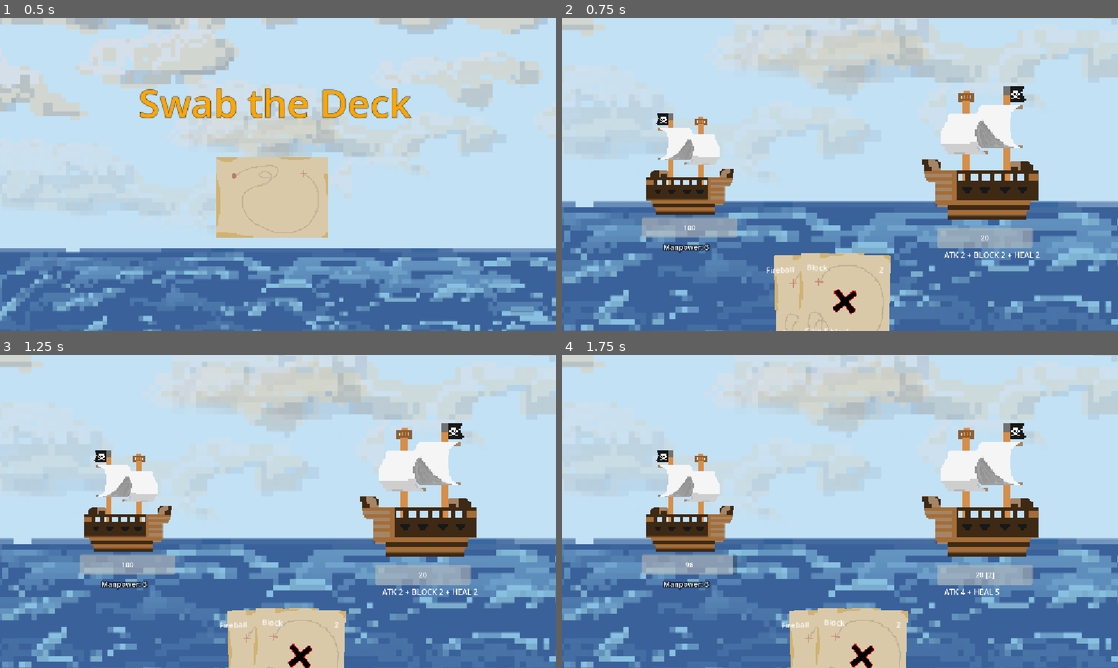
Above: before the commit, frames 1-4 (two rows, left to right).
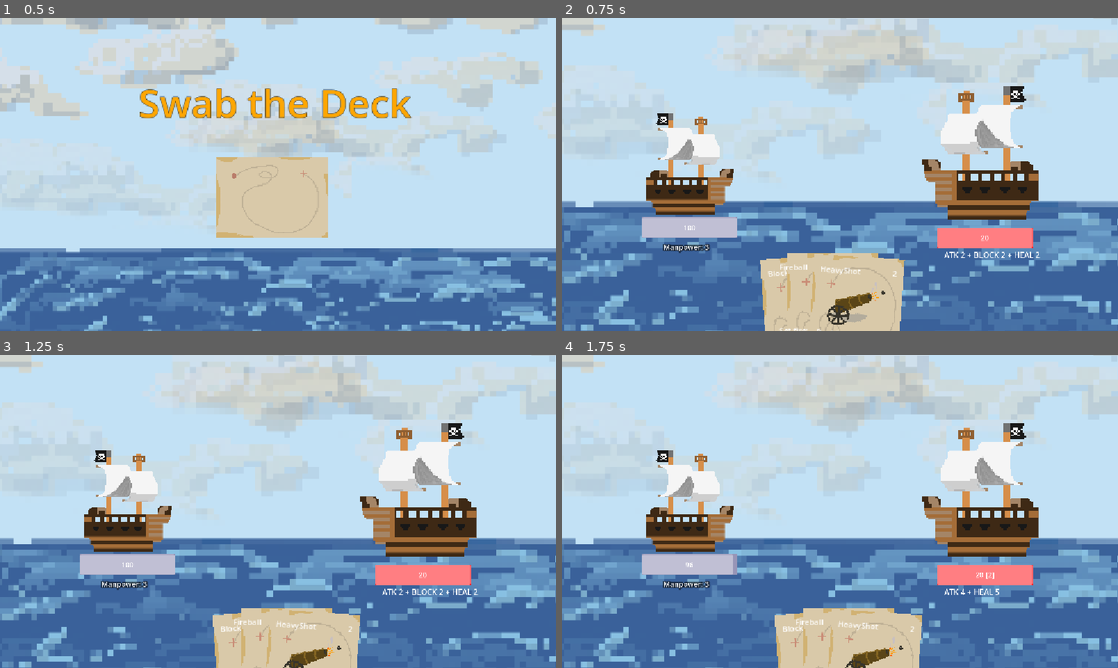
Above: after the commit, the same moments.

Repository: ataylor146/deckbuilder
Game: Godot game, scene res://Scenes/menu.tscn
Two runs of this game, one before a commit and one after it. Both use one fixed random seed, a clock stepped at 60 frames per second and the inputs below. The engine's default icon, where the game draws it, is replaced by a stand-in: a white triangle on a blue panel in a dark square.
Inputs (mouse positions are in pixels of both pictures, inside the frame that each line leads up to):
- Up to frame 1 (0.5 s): no input
- Up to frame 2 (0.75 s): click (834, 196) at 0.5 s
- Up to frame 3 (1.25 s): no input
- Up to frame 4 (1.75 s): tap Enter (ui_accept) at 1.25, 1.52 s; move the mouse to (962, 495) at 1.27 s

Frame 1 is identical in both runs. In frame 2, 4.8% of the frame differs, in the area x 14-85%, y 63-100%; in frame 3, 4.3%; in frame 4, 4.3%.

Commit message:
Cannonball Anim

Diff:
--- a/Scenes/board.tscn
+++ b/Scenes/board.tscn
@@ -7,12 +7,15 @@
 [ext_resource type="Texture2D" uid="uid://b1fviuys0ldiy" path="res://Sprites/main bg.png" id="3_bh37u"]
 [ext_resource type="Resource" uid="uid://c4it71i1hiccj" path="res://cards/fireball.tres" id="3_d8vyx"]
 [ext_resource type="Resource" uid="uid://crxkeedxu2315" path="res://cards/Interceptor.tres" id="4_vw4oq"]
+[ext_resource type="Resource" uid="uid://l5hrj0oj4asg" path="res://cards/heavy_shot.tres" id="5_7iy1p"]
 [ext_resource type="PackedScene" uid="uid://c13etwe3nwivd" path="res://Scenes/WinScreen.tscn" id="5_s4i1f"]
 [ext_resource type="PackedScene" uid="uid://biintfx5r5wqg" path="res://Scenes/map.tscn" id="7_twe5h"]
+[ext_resource type="Texture2D" uid="uid://b3u442jdhklxt" path="res://Sprites/midair cannonball.png" id="10_vjsom"]
 
-[node name="Board" type="Node2D" unique_id=687119862]
+[node name="Board" type="Node2D" unique_id=687119862 node_paths=PackedStringArray("cannonballs_positions")]
 script = ExtResource("1_8l818")
-starting_deck = Array[ExtResource("2_vjyv8")]([ExtResource("3_d8vyx"), ExtResource("4_vw4oq")])
+starting_deck = Array[ExtResource("2_vjyv8")]([ExtResource("3_d8vyx"), ExtResource("4_vw4oq"), ExtResource("5_7iy1p")])
+cannonballs_positions = [NodePath("Marker2D"), NodePath("Marker2D2"), NodePath("Marker2D3")]
 
 [node name="Background" type="Sprite2D" parent="." unique_id=1389736538]
 z_index = -1
@@ -37,4 +40,19 @@
 visible = false
 z_index = 1001
 
+[node name="Cannonball" type="Sprite2D" parent="." unique_id=1403975840]
+visible = false
+position = Vector2(448, 291)
+scale = Vector2(0.07641606, 0.07641606)
+texture = ExtResource("10_vjsom")
+
+[node name="Marker2D" type="Marker2D" parent="." unique_id=248288822]
+position = Vector2(363, 335)
+
+[node name="Marker2D2" type="Marker2D" parent="." unique_id=1802295470]
+position = Vector2(454, 309)
+
+[node name="Marker2D3" type="Marker2D" parent="." unique_id=684280595]
+position = Vector2(607, 293)
+
 [connection signal="defeated" from="Enemy" to="." method="_on_enemy_defeated"]
--- a/Scenes/enemy.tscn
+++ b/Scenes/enemy.tscn
@@ -5,6 +5,9 @@
 [ext_resource type="Texture2D" uid="uid://ncbdxm6svcsj" path="res://Sprites/impact 2.png" id="3_0830c"]
 [ext_resource type="Texture2D" uid="uid://y4o1sp03uy3u" path="res://Sprites/impact 1.png" id="3_afpow"]
 [ext_resource type="Texture2D" uid="uid://c2rshsf6madey" path="res://Sprites/impact 3.png" id="4_ghaa6"]
+
+[sub_resource type="StyleBoxFlat" id="StyleBoxFlat_x3wgy"]
+bg_color = Color(1, 0.15686275, 0.18431373, 1)
 
 [sub_resource type="LabelSettings" id="LabelSettings_cvnsp"]
 font_size = 30
@@ -32,6 +35,7 @@
 offset_right = 1126.0
 offset_bottom = 711.0
 size_flags_vertical = 8
+theme_override_styles/background = SubResource("StyleBoxFlat_x3wgy")
 show_percentage = false
 
 [node name="Label" type="Label" parent="HP" unique_id=70410804]
--- a/Scenes/player.tscn
+++ b/Scenes/player.tscn
@@ -11,6 +11,9 @@
 font_size = 30
 shadow_size = 20
 shadow_color = Color(0, 0, 0, 0.5254902)
+
+[sub_resource type="StyleBoxFlat" id="StyleBoxFlat_x3wgy"]
+bg_color = Color(0.5910629, 0.5843071, 0.7166493, 1)
 
 [sub_resource type="LabelSettings" id="LabelSettings_fkybt"]
 font_size = 30
@@ -42,6 +45,7 @@
 offset_right = 816.0
 offset_bottom = 555.0
 size_flags_vertical = 8
+theme_override_styles/background = SubResource("StyleBoxFlat_x3wgy")
 show_percentage = false
 
 [node name="Label" type="Label" parent="HP" unique_id=733353890]
--- a/Scripts/board.gd
+++ b/Scripts/board.gd
@@ -16,6 +16,8 @@
 var discard: Array[CardData] = []
 
 const HAND_SIZE := 5
+
+@export var cannonballs_positions: Array[Marker2D] = []
 
 enum States{
 	PLAYER_TURN,
@@ -125,6 +127,11 @@
 	match card.cardType:
 		CardData.CardType.ATTACK:
 			_damage_enemy(card.data.amount * $Player.CANNONS)
+			$Cannonball.visible = true
+			for i in range(cannonballs_positions.size()):
+				$Cannonball.position = cannonballs_positions[i].position
+				await get_tree().create_timer(0.1).timeout
+			$Cannonball.visible = false
 		CardData.CardType.DEFENSE:
 			$Player.add_block(card.data.amount)
 		CardData.CardType.EFFECT:
--- a/Scripts/enemy.gd
+++ b/Scripts/enemy.gd
@@ -60,6 +60,7 @@
 		emit_signal("defeated")
 
 func play_impact() -> void:
+	await get_tree().create_timer(0.3).timeout
 	sprite.visible = true
 	for tex in impacts:
 		sprite.texture = tex
Binary file added: Sprites/midair cannonball.png
